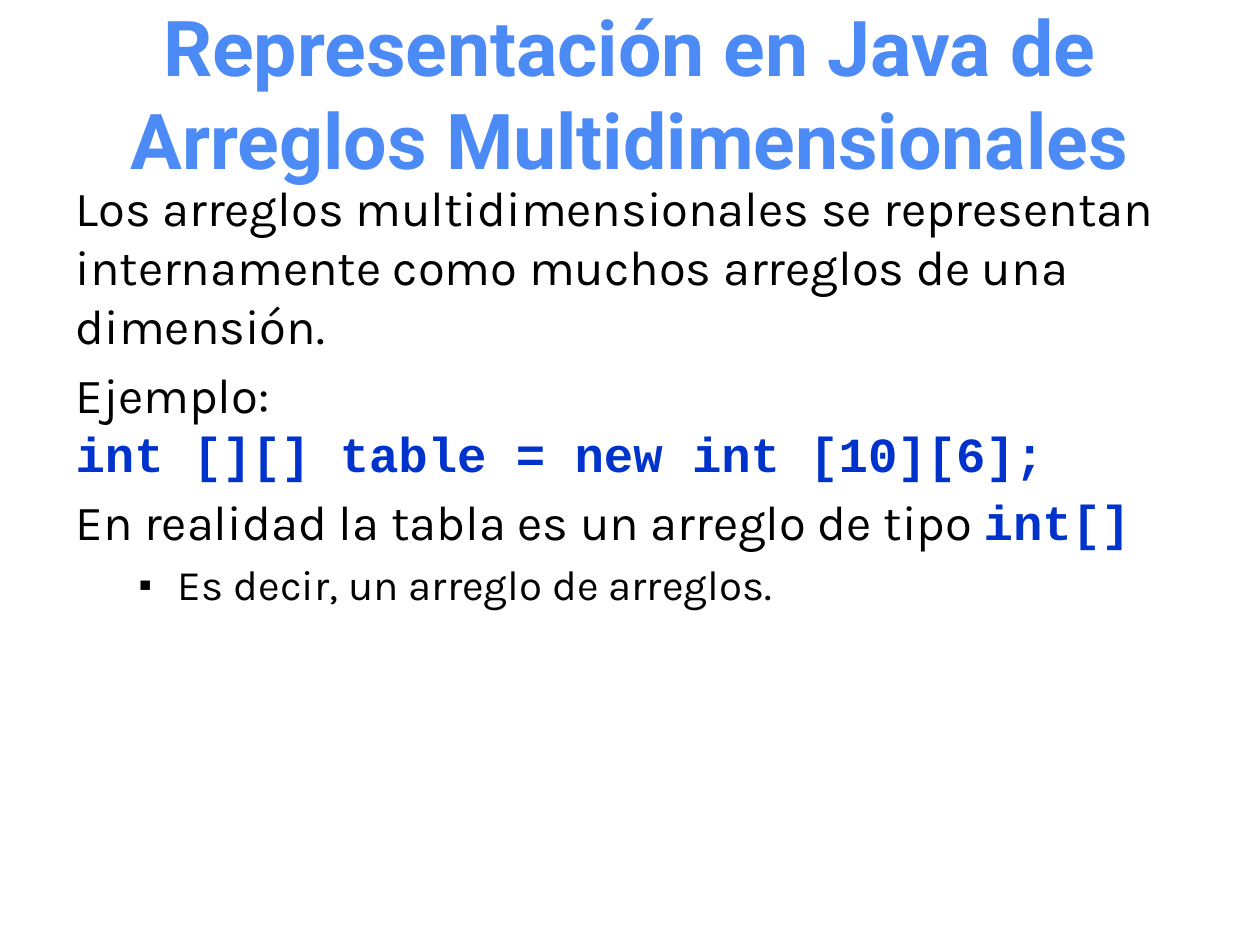
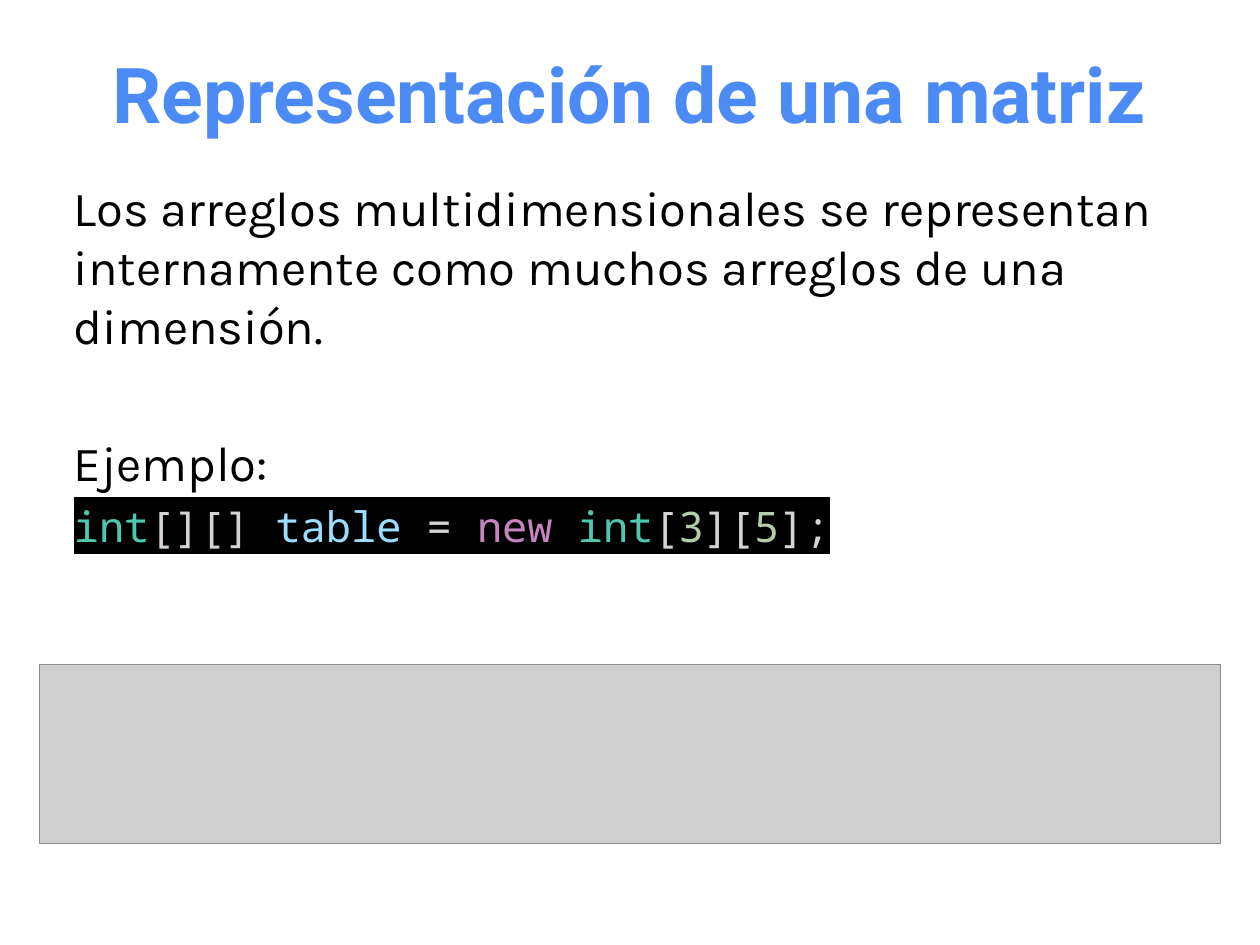
Before and after one commit to OMardil/INFO2, a slide deck: slide 18 of MOD01_Arreglos_multidimensionales/01 Presentacion/INFO2_MOD01-Arreglos_Multidimensionales.pptx (slide 19 before the commit). Drawn at 1260x945 pixels with LibreOffice and Linux fonts; fonts in the diff are those of the drawing; grey boxes stand for pictures. Boxes give left, top, right and bottom in pixels: in the first picture for what was removed or moved away, otherwise in the second. Text is boxed around its words. In the diff, an @@ line names an element or a change of style, - is before the commit and + after.

```diff
--- a/MOD01_Arreglos_multidimensionales/01 Presentacion/INFO2_MOD01-Arreglos_Multidimensionales.pptx
+++ b/MOD01_Arreglos_multidimensionales/01 Presentacion/INFO2_MOD01-Arreglos_Multidimensionales.pptx
@@ title at [113, 65, 1145, 139]: text changed @@
-Representación en Java de Arreglos Multidimensionales
+Representación de una matriz
@@ text at [74, 447, 830, 549]: text changed; size 28 to 24 pt; font Karla to Noto Sans Mono; text colour #000000 to #D4D4D4 @@
-Ejemplo:
-int [][] table = new int [10][6];
-En realidad la tabla es un arreglo de tipo int[]
-  ▪ Es decir, un arreglo de arreglos.
+Ejemplo:
+int[][] table = new int[3][5];
@@ picture added at [39, 664, 1220, 843] @@
```
Also in this commit, not shown: 4 other slides changed, 1 slide added, 3 slides removed, 1 other file.
